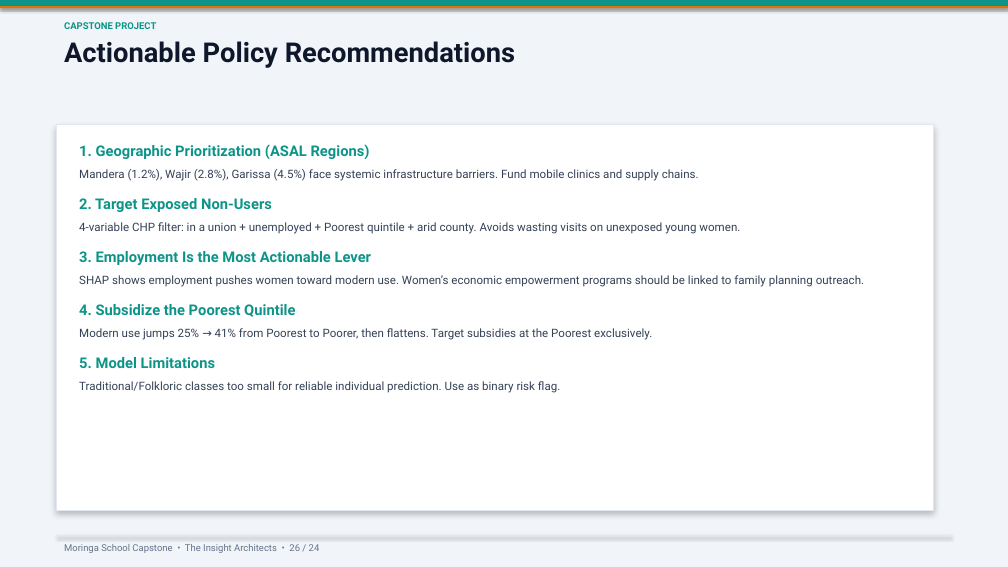
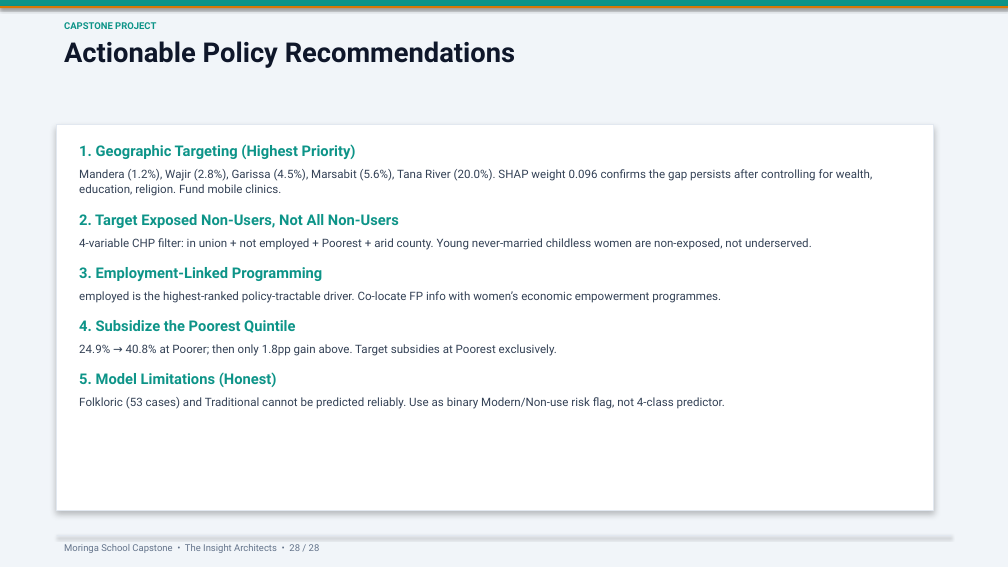
Before and after one commit to symekah1999/Predicting-contraceptive-use-among-women_Capstone-Project-The-Insight-Architects-, a slide deck: slide 28 of Predicting_Contraceptive_Use_Presentation_Updated.pptx (slide 26 before the commit). Drawn at 1008x567 pixels with LibreOffice and Linux fonts; fonts in the diff are those of the drawing. Boxes give left, top, right and bottom in pixels: in the first picture for what was removed or moved away, otherwise in the second. Text is boxed around its words. In the diff, an @@ line names an element or a change of style, - is before the commit and + after.

```diff
--- a/Predicting_Contraceptive_Use_Presentation_Updated.pptx
+++ b/Predicting_Contraceptive_Use_Presentation_Updated.pptx
@@ text at <box>79,144,872,303</box>: text changed @@
-1. Geographic Prioritization (ASAL Regions)
-Mandera (1.2%), Wajir (2.8%), Garissa (4.5%) face systemic infrastructure barriers. Fund mobile clinics and supply chains.
-2. Target Exposed Non-Users
-4-variable CHP filter: in a union + unemployed + Poorest quintile + arid county. Avoids wasting visits on unexposed young women.
-3. Employment Is the Most Actionable Lever
-SHAP shows employment pushes women toward modern use. Women’s economic empowerment programs should be linked to family planning outreach.
+1. Geographic Targeting (Highest Priority)
+Mandera (1.2%), Wajir (2.8%), Garissa (4.5%), Marsabit (5.6%), Tana River (20.0%). SHAP weight 0.096 confirms the gap persists after controlling for wealth, education, religion. Fund mobile clinics.
+2. Target Exposed Non-Users, Not All Non-Users
+4-variable CHP filter: in union + not employed + Poorest + arid county. Young never-married childless women are non-exposed, not underserved.
+3. Employment-Linked Programming
+employed is the highest-ranked policy-tractable driver. Co-locate FP info with women’s economic empowerment programmes.
@@ text at <box>79,344,725,409</box>: text changed @@
-Modern use jumps 25% → 41% from Poorest to Poorer, then flattens. Target subsidies at the Poorest exclusively.
-5. Model Limitations
-Traditional/Folkloric classes too small for reliable individual prediction. Use as binary risk flag.
+24.9% → 40.8% at Poorer; then only 1.8pp gain above. Target subsidies at Poorest exclusively.
+5. Model Limitations (Honest)
+Folkloric (53 cases) and Traditional cannot be predicted reliably. Use as binary Modern/Non-use risk flag, not 4-class predictor.
```
Also in this commit, not shown: 21 other slides changed, 2 slides added, 1 other file.
